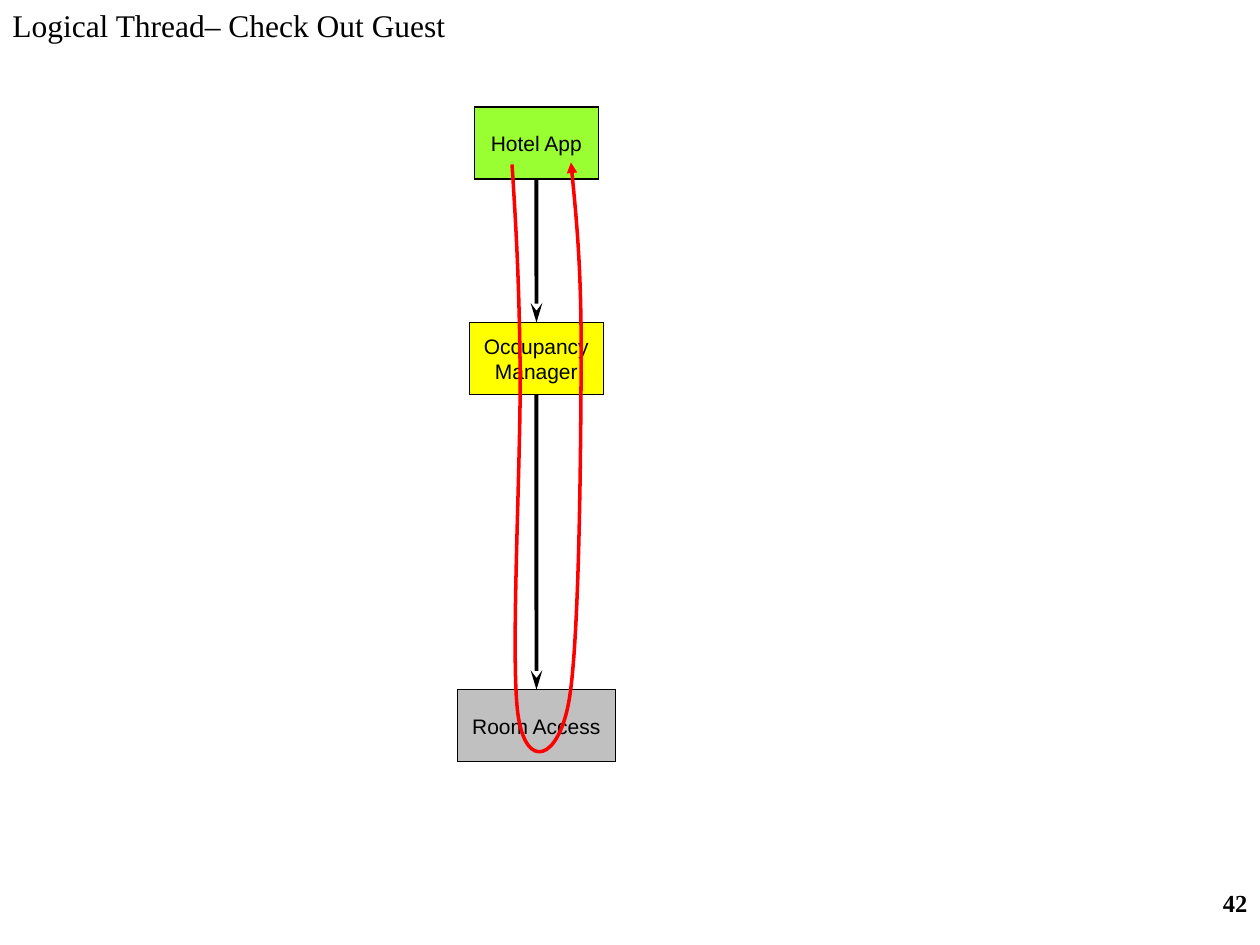
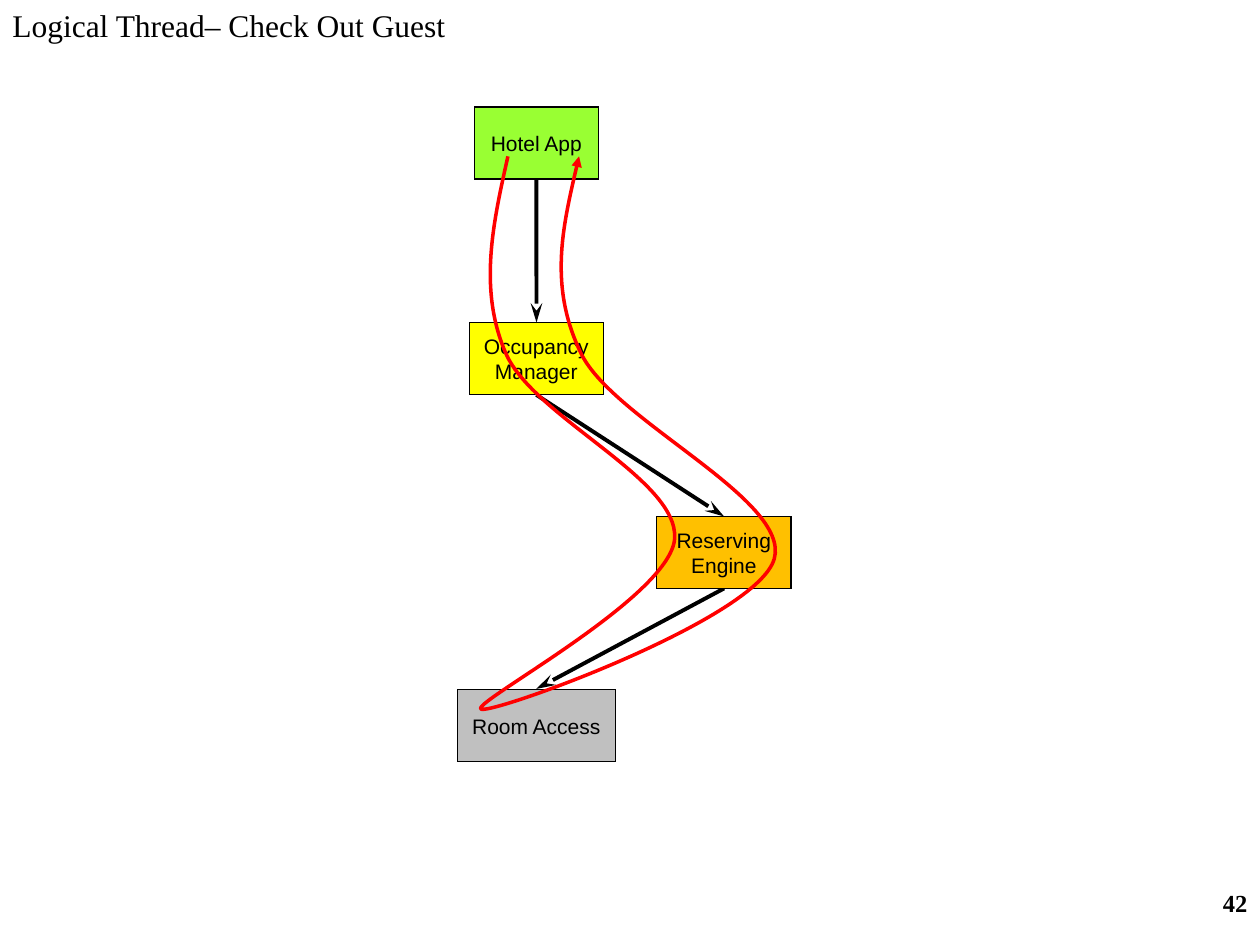
Before and after one commit to JMnITup/HotelApp, a slide deck: slide 42 of HotelApp/HotelApp - Service Architecture.ppt. Drawn at 1260x945 pixels with LibreOffice and Linux fonts; fonts in the diff are those of the drawing. Boxes give left, top, right and bottom in pixels: in the first picture for what was removed or moved away, otherwise in the second. Text is boxed around its words. In the diff, an @@ line names an element or a change of style, - is before the commit and + after.

```diff
--- a/HotelApp/HotelApp - Service Architecture.ppt
+++ b/HotelApp/HotelApp - Service Architecture.ppt
@@ freeform shape: place and size @@
-freeform shape at box(512, 163, 581, 752)
+freeform shape at box(480, 156, 775, 709)
@@ arrow removed from (537, 394) to (537, 689) @@
@@ arrow added from (537, 394) to (724, 517), #000000 2.24 pt @@
@@ rectangle added at box(656, 517, 790, 588), fill #FFC000, outline #000000 0.74 pt, 12 pt, text #000000 @@
+Reserving
+Engine
@@ arrow added from (724, 588) to (537, 689), #000000 2.24 pt @@
```
Also in this commit, not shown: 4 other slides changed.
